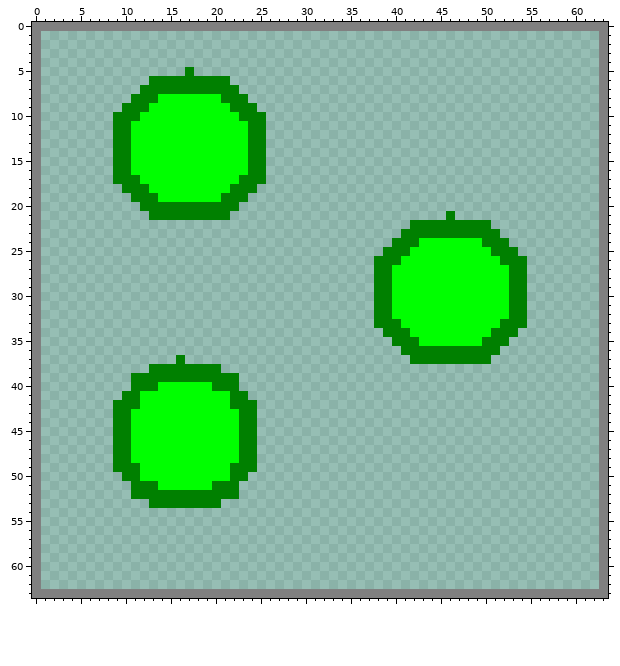
Two versions of one pixel-art sprite, Odd_Infinitum.gmx/sprites/images/spr_Triple_Shot_Shop_Item_0.png. That is the earlier state.
The file is 64x64 pixels.
The result:
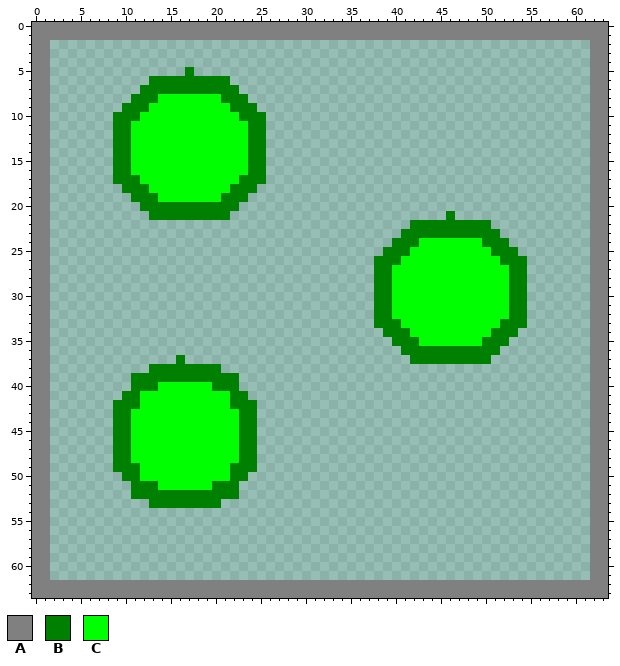
Palette (. is transparent): A #808080  B #008000  C #00ff00
Edits made:
@@ x 0..63 @@
  0 AAAAAAAAAAAAAAAAAAAAAAAAAAAAAAAAAAAAAAAAAAAAAAAAAAAAAAAAAAAAAAAA
- 1 A..............................................................A
- 2 A..............................................................A
- 3 A..............................................................A
- 4 A..............................................................A
- 5 A................B.............................................A
- 6 A............BBBBBBBBB.........................................A
- 7 A...........BBBBBBBBBBB........................................A
- 8 A..........BBBCCCCCCCBBB.......................................A
- 9 A.........BBBCCCCCCCCCBBB......................................A
-10 A........BBBCCCCCCCCCCCBBB.....................................A
-11 A........BBCCCCCCCCCCCCCBB.....................................A
-12 A........BBCCCCCCCCCCCCCBB.....................................A
-13 A........BBCCCCCCCCCCCCCBB.....................................A
-14 A........BBCCCCCCCCCCCCCBB.....................................A
-15 A........BBCCCCCCCCCCCCCBB.....................................A
-16 A........BBCCCCCCCCCCCCCBB.....................................A
-17 A........BBBCCCCCCCCCCCBBB.....................................A
-18 A.........BBBCCCCCCCCCBBB......................................A
-19 A..........BBBCCCCCCCBBB.......................................A
-20 A...........BBBBBBBBBBB........................................A
-21 A............BBBBBBBBB........................B................A
-22 A.........................................BBBBBBBBB............A
-23 A........................................BBBBBBBBBBB...........A
-24 A.......................................BBBCCCCCCCBBB..........A
-25 A......................................BBBCCCCCCCCCBBB.........A
-26 A.....................................BBBCCCCCCCCCCCBBB........A
-27 A.....................................BBCCCCCCCCCCCCCBB........A
-28 A.....................................BBCCCCCCCCCCCCCBB........A
-29 A.....................................BBCCCCCCCCCCCCCBB........A
-30 A.....................................BBCCCCCCCCCCCCCBB........A
-31 A.....................................BBCCCCCCCCCCCCCBB........A
-32 A.....................................BBCCCCCCCCCCCCCBB........A
-33 A.....................................BBBCCCCCCCCCCCBBB........A
-34 A......................................BBBCCCCCCCCCBBB.........A
-35 A.......................................BBBCCCCCCCBBB..........A
-36 A........................................BBBBBBBBBBB...........A
-37 A...............B.........................BBBBBBBBB............A
-38 A............BBBBBBBB..........................................A
-39 A..........BBBBBBBBBBBB........................................A
-40 A..........BBBCCCCCCBBB........................................A
-41 A.........BBCCCCCCCCCCBB.......................................A
-42 A........BBBCCCCCCCCCCBBB......................................A
-43 A........BBCCCCCCCCCCCCBB......................................A
-44 A........BBCCCCCCCCCCCCBB......................................A
-45 A........BBCCCCCCCCCCCCBB......................................A
-46 A........BBCCCCCCCCCCCCBB......................................A
-47 A........BBCCCCCCCCCCCCBB......................................A
-48 A........BBCCCCCCCCCCCCBB......................................A
-49 A........BBBCCCCCCCCCCBBB......................................A
-50 A.........BBCCCCCCCCCCBB.......................................A
-51 A..........BBBCCCCCCBBB........................................A
-52 A..........BBBBBBBBBBBB........................................A
-53 A............BBBBBBBB..........................................A
-54 A..............................................................A
-55 A..............................................................A
-56 A..............................................................A
-57 A..............................................................A
-58 A..............................................................A
-59 A..............................................................A
-60 A..............................................................A
-61 A..............................................................A
-62 A..............................................................A
+ 1 AAAAAAAAAAAAAAAAAAAAAAAAAAAAAAAAAAAAAAAAAAAAAAAAAAAAAAAAAAAAAAAA
+ 2 AA............................................................AA
+ 3 AA............................................................AA
+ 4 AA............................................................AA
+ 5 AA...............B............................................AA
+ 6 AA...........BBBBBBBBB........................................AA
+ 7 AA..........BBBBBBBBBBB.......................................AA
+ 8 AA.........BBBCCCCCCCBBB......................................AA
+ 9 AA........BBBCCCCCCCCCBBB.....................................AA
+10 AA.......BBBCCCCCCCCCCCBBB....................................AA
+11 AA.......BBCCCCCCCCCCCCCBB....................................AA
+12 AA.......BBCCCCCCCCCCCCCBB....................................AA
+13 AA.......BBCCCCCCCCCCCCCBB....................................AA
+14 AA.......BBCCCCCCCCCCCCCBB....................................AA
+15 AA.......BBCCCCCCCCCCCCCBB....................................AA
+16 AA.......BBCCCCCCCCCCCCCBB....................................AA
+17 AA.......BBBCCCCCCCCCCCBBB....................................AA
+18 AA........BBBCCCCCCCCCBBB.....................................AA
+19 AA.........BBBCCCCCCCBBB......................................AA
+20 AA..........BBBBBBBBBBB.......................................AA
+21 AA...........BBBBBBBBB........................B...............AA
+22 AA........................................BBBBBBBBB...........AA
+23 AA.......................................BBBBBBBBBBB..........AA
+24 AA......................................BBBCCCCCCCBBB.........AA
+25 AA.....................................BBBCCCCCCCCCBBB........AA
+26 AA....................................BBBCCCCCCCCCCCBBB.......AA
+27 AA....................................BBCCCCCCCCCCCCCBB.......AA
+28 AA....................................BBCCCCCCCCCCCCCBB.......AA
+29 AA....................................BBCCCCCCCCCCCCCBB.......AA
+30 AA....................................BBCCCCCCCCCCCCCBB.......AA
+31 AA....................................BBCCCCCCCCCCCCCBB.......AA
+32 AA....................................BBCCCCCCCCCCCCCBB.......AA
+33 AA....................................BBBCCCCCCCCCCCBBB.......AA
+34 AA.....................................BBBCCCCCCCCCBBB........AA
+35 AA......................................BBBCCCCCCCBBB.........AA
+36 AA.......................................BBBBBBBBBBB..........AA
+37 AA..............B.........................BBBBBBBBB...........AA
+38 AA...........BBBBBBBB.........................................AA
+39 AA.........BBBBBBBBBBBB.......................................AA
+40 AA.........BBBCCCCCCBBB.......................................AA
+41 AA........BBCCCCCCCCCCBB......................................AA
+42 AA.......BBBCCCCCCCCCCBBB.....................................AA
+43 AA.......BBCCCCCCCCCCCCBB.....................................AA
+44 AA.......BBCCCCCCCCCCCCBB.....................................AA
+45 AA.......BBCCCCCCCCCCCCBB.....................................AA
+46 AA.......BBCCCCCCCCCCCCBB.....................................AA
+47 AA.......BBCCCCCCCCCCCCBB.....................................AA
+48 AA.......BBCCCCCCCCCCCCBB.....................................AA
+49 AA.......BBBCCCCCCCCCCBBB.....................................AA
+50 AA........BBCCCCCCCCCCBB......................................AA
+51 AA.........BBBCCCCCCBBB.......................................AA
+52 AA.........BBBBBBBBBBBB.......................................AA
+53 AA...........BBBBBBBB.........................................AA
+54 AA............................................................AA
+55 AA............................................................AA
+56 AA............................................................AA
+57 AA............................................................AA
+58 AA............................................................AA
+59 AA............................................................AA
+60 AA............................................................AA
+61 AA............................................................AA
+62 AAAAAAAAAAAAAAAAAAAAAAAAAAAAAAAAAAAAAAAAAAAAAAAAAAAAAAAAAAAAAAAA
 63 AAAAAAAAAAAAAAAAAAAAAAAAAAAAAAAAAAAAAAAAAAAAAAAAAAAAAAAAAAAAAAAA
Pixel boxes of the changes (left, top, right, bottom) in both pictures:
added: (41, 31, 599, 589)
